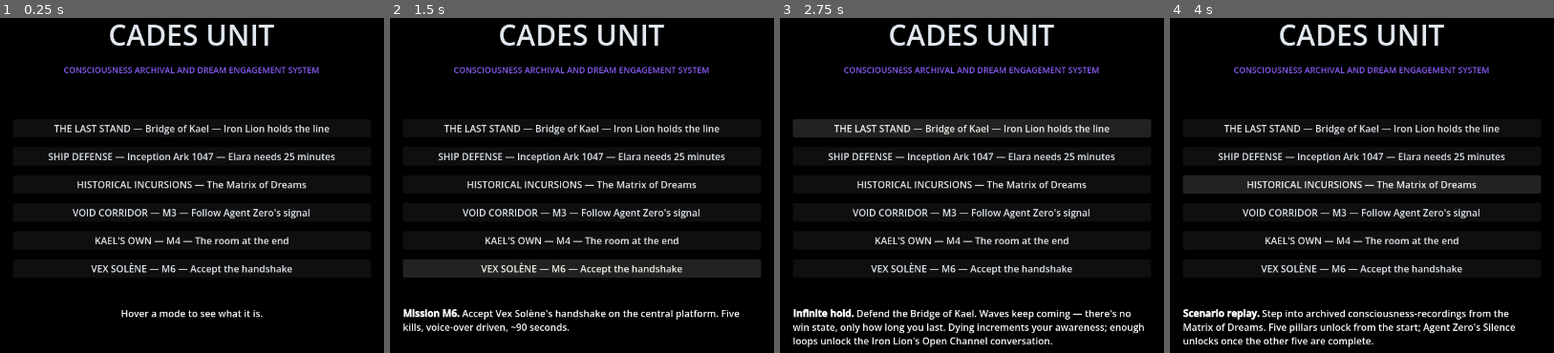
Above: before the commit, frames 1-4 (left to right).
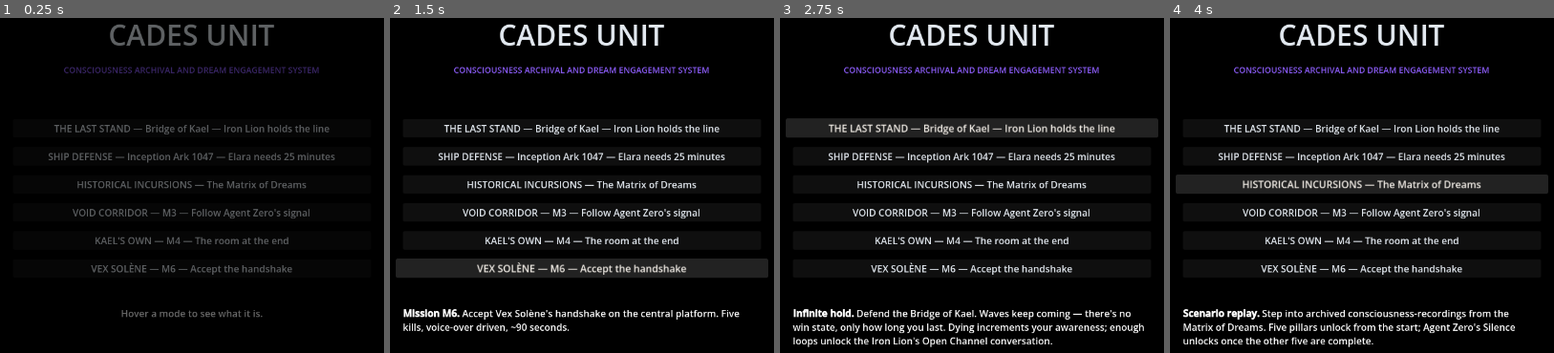
Above: after the commit, the same moments.

Repository: Panopticus/dischordian-saga
Game: Godot game, scene res://scenes/menus/ModeSelect.tscn
Same seed, same stepped clock (60 frames per second), same inputs: the game is played once before the commit and once after it.
Inputs:
- Up to frame 1 (0.25 s): no input
- Up to frame 2 (1.5 s): click "VEX SOLÈNE — M6 — Accept the …" at 0.5 s; click "VEX SOLÈNE — M6 — Accept the …" at 1.25 s
- Up to frame 3 (2.75 s): click "THE LAST STAND — Bridge of Ka…" at 2 s
- Up to frame 4 (4 s): click "SHIP DEFENSE — Inception Ark …" at 2.75 s; click "HISTORICAL INCURSIONS — The M…" at 3.5 s

The runs differ from the first frame. In frame 1, 6.4% of the frame differs, in the area x 12-88%, y 1-90%; in frame 2, 1.3%; in frame 3, 1.6%; in frame 4, 1.2%.

Commit message:
feat(cades-fps): PR 5 — menu-entry polish + weapon model variety
ModeSelect doesn't pop anymore. A FadeOverlay ColorRect starts opaque
and tweens to 0 over 0.6 s on _ready, so the title fades in instead of
slamming onto screen on scene change. Each mode button now runs a
small cubic-eased scale pulse (1.0 → 1.04 → 1.0) on hover / focus, and
mouse/focus-exit reliably reverse the pulse through a per-button tween
slot that kills its predecessor rather than stacking. Description
text no longer clears on mouse_exit flicker — it just waits for the
next hover / focus to replace it.

Weapons look marginally less uniform. Two of the three auto-fire
weapons (arc_caster and resistance_rifle) now instance
blaster-repeater.glb instead of blaster.glb, so the player's
third-person/first-person weapon silhouette differs across the
loadout. The CC0 asset pool only has those two rifle-shaped models,
so this is 3/8 weapons variant instead of 1/8 — not a full overhaul,
but a visible difference on every weapon-toggle.

Diff:
--- a/games/cades-fps/scenes/menus/ModeSelect.gd
+++ b/games/cades-fps/scenes/menus/ModeSelect.gd
@@ -12,6 +12,8 @@
 }
 const DEFAULT_DESC := "[center]Hover a mode to see what it is.[/center]"
 
+var _button_tweens: Dictionary = {}
+
 func _ready() -> void:
 	$VBox/Title.add_theme_font_size_override("font_size", 48)
 	$VBox/Title.add_theme_color_override("font_color", Color(0.886, 0.910, 0.937))
@@ -21,25 +23,47 @@
 		"BtnLastStand", "BtnShipDefense", "BtnHistorical",
 		"BtnVoidCorridor", "BtnKaelsOwn", "BtnVexRecruit",
 	]:
-		var btn = $VBox.get_node(btn_name)
+		var btn: Button = $VBox.get_node(btn_name)
 		btn.add_theme_color_override("font_color", Color(0.886, 0.910, 0.937))
 		btn.add_theme_color_override("font_hover_color", Color(0.961, 0.941, 0.914))
-		btn.focus_entered.connect(_show_description.bind(btn_name))
-		btn.mouse_entered.connect(_show_description.bind(btn_name))
-		btn.mouse_exited.connect(_reset_description)
+		btn.pivot_offset = btn.size * 0.5
+		btn.resized.connect(func(): btn.pivot_offset = btn.size * 0.5)
+		btn.focus_entered.connect(_on_button_highlight.bind(btn, btn_name))
+		btn.mouse_entered.connect(_on_button_highlight.bind(btn, btn_name))
+		btn.focus_exited.connect(_on_button_release.bind(btn))
+		btn.mouse_exited.connect(_on_button_release.bind(btn))
 	$VBox/BtnLastStand.pressed.connect(_on_last_stand)
 	$VBox/BtnShipDefense.pressed.connect(_on_ship_defense)
 	$VBox/BtnHistorical.pressed.connect(_on_historical)
 	$VBox/BtnVoidCorridor.pressed.connect(_on_void_corridor)
 	$VBox/BtnKaelsOwn.pressed.connect(_on_kaels_own)
 	$VBox/BtnVexRecruit.pressed.connect(_on_vex_recruit)
+	# Fade-in: cover the whole menu in black, then ease out over 0.6 s so
+	# the title doesn't just pop in on scene change.
+	_fade_in()
 
-func _show_description(btn_name: String) -> void:
-	var desc: RichTextLabel = $VBox/Description
-	desc.text = MODE_DESCRIPTIONS.get(btn_name, DEFAULT_DESC)
+func _fade_in() -> void:
+	var overlay: ColorRect = $FadeOverlay
+	overlay.color.a = 1.0
+	var tween := create_tween()
+	tween.tween_property(overlay, "color:a", 0.0, 0.6)
 
-func _reset_description() -> void:
-	$VBox/Description.text = DEFAULT_DESC
+func _on_button_highlight(btn: Button, btn_name: String) -> void:
+	$VBox/Description.text = MODE_DESCRIPTIONS.get(btn_name, DEFAULT_DESC)
+	_pulse_button(btn, Vector2(1.04, 1.04))
+
+func _on_button_release(btn: Button) -> void:
+	_pulse_button(btn, Vector2(1.0, 1.0))
+
+func _pulse_button(btn: Button, target_scale: Vector2) -> void:
+	var prev: Tween = _button_tweens.get(btn, null)
+	if prev and prev.is_valid():
+		prev.kill()
+	var tween := create_tween()
+	tween.set_trans(Tween.TRANS_CUBIC)
+	tween.set_ease(Tween.EASE_OUT)
+	tween.tween_property(btn, "scale", target_scale, 0.12)
+	_button_tweens[btn] = tween
 
 func _on_last_stand() -> void:
 	GameMode.reset_for_mode("last_stand")
--- a/games/cades-fps/scenes/menus/ModeSelect.tscn
+++ b/games/cades-fps/scenes/menus/ModeSelect.tscn
@@ -82,3 +82,11 @@
 bbcode_enabled = true
 fit_content = true
 text = "[center]Hover a mode to see what it is.[/center]"
+
+[node name="FadeOverlay" type="ColorRect" parent="."]
+layout_mode = 1
+anchors_preset = 15
+anchor_right = 1.0
+anchor_bottom = 1.0
+color = Color(0, 0, 0, 1)
+mouse_filter = 2
--- a/games/cades-fps/weapons/arc_caster.tres
+++ b/games/cades-fps/weapons/arc_caster.tres
@@ -1,7 +1,7 @@
 [gd_resource type="Resource" script_class="Weapon" load_steps=4 format=3]
 
 [ext_resource type="Texture2D" path="res://sprites/crosshair.png" id="1_cr"]
-[ext_resource type="PackedScene" path="res://models/blaster.glb" id="1_mdl"]
+[ext_resource type="PackedScene" path="res://models/blaster-repeater.glb" id="1_mdl"]
 [ext_resource type="Script" path="res://scripts/weapon.gd" id="1_scr"]
 
 [resource]
--- a/games/cades-fps/weapons/resistance_rifle.tres
+++ b/games/cades-fps/weapons/resistance_rifle.tres
@@ -1,7 +1,7 @@
 [gd_resource type="Resource" script_class="Weapon" load_steps=4 format=3]
 
 [ext_resource type="Texture2D" path="res://sprites/crosshair.png" id="1_cr"]
-[ext_resource type="PackedScene" path="res://models/blaster.glb" id="1_mdl"]
+[ext_resource type="PackedScene" path="res://models/blaster-repeater.glb" id="1_mdl"]
 [ext_resource type="Script" path="res://scripts/weapon.gd" id="1_scr"]
 
 [resource]
